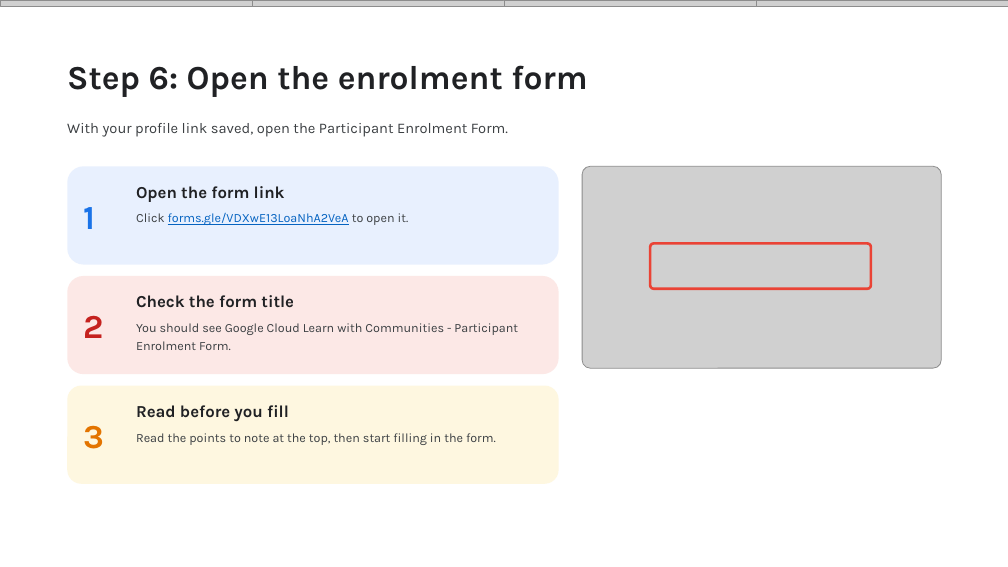
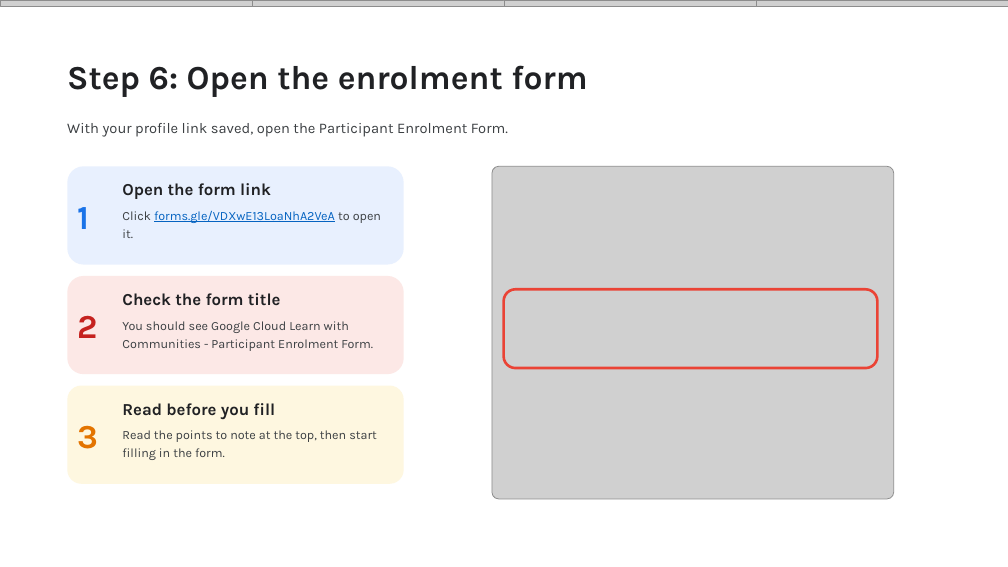
Before and after one commit to Viverun/Realism_Grade, a slide deck: slide 8 of Skill_Boost_Registration_Guide.pptx. Drawn at 1008x567 pixels with LibreOffice and Linux fonts; fonts in the diff are those of the drawing; grey boxes stand for pictures. Boxes give left, top, right and bottom in pixels: in the first picture for what was removed or moved away, otherwise in the second. Text is boxed around its words. In the diff, an @@ line names an element or a change of style, - is before the commit and + after.

```diff
--- a/Skill_Boost_Registration_Guide.pptx
+++ b/Skill_Boost_Registration_Guide.pptx
@@ rounded rectangle: place and size @@
-rounded rectangle at (67, 166, 559, 265)
+rounded rectangle at (67, 166, 404, 265)
@@ text "Open the form link": place and size @@
-text "Open the form link" at (136, 186, 285, 202)
+text "Open the form link" at (122, 183, 271, 199)
@@ picture: place and size @@
-picture at (582, 166, 941, 368)
+picture at (492, 166, 894, 499)
@@ text "Click forms.gle/VDXwE13LoaNhA2VeA to open it." rewrapped from (136, 213, 409, 225) to (122, 210, 381, 238) @@
@@ rounded rectangle: place and size @@
-rounded rectangle at (67, 276, 559, 374)
+rounded rectangle at (67, 276, 404, 374)
@@ text "Check the form title": place and size @@
-text "Check the form title" at (136, 295, 294, 308)
+text "Check the form title" at (122, 293, 281, 306)
@@ rounded rectangle: place and size @@
-rounded rectangle at (650, 243, 871, 289)
+rounded rectangle at (504, 290, 877, 368)
@@ rounded rectangle at (504, 290, 877, 368): proportions changed @@
@@ text "You should see Google Cloud ..." rewrapped from (136, 323, 518, 350) to (122, 321, 373, 351) @@
@@ rounded rectangle: place and size @@
-rounded rectangle at (67, 386, 559, 484)
+rounded rectangle at (67, 386, 404, 484)
@@ 3 texts: place and size @@
-3 texts at (83, 207, 104, 449)
+3 texts at (77, 207, 98, 449)
@@ text "Read before you fill": place and size @@
-text "Read before you fill" at (136, 405, 289, 422)
+text "Read before you fill" at (122, 403, 275, 419)
@@ text "Read the points to note ..." rewrapped from (136, 433, 496, 445) to (122, 430, 377, 460) @@
```
Also in this commit, not shown: 19 other slides changed.
